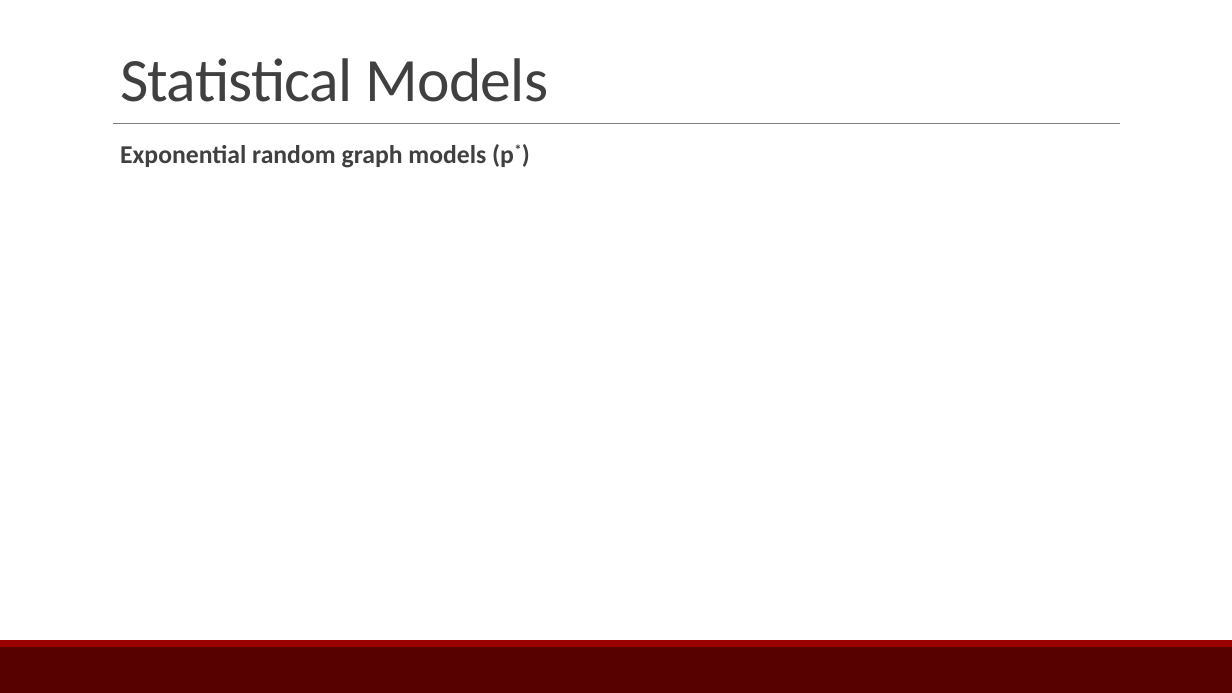
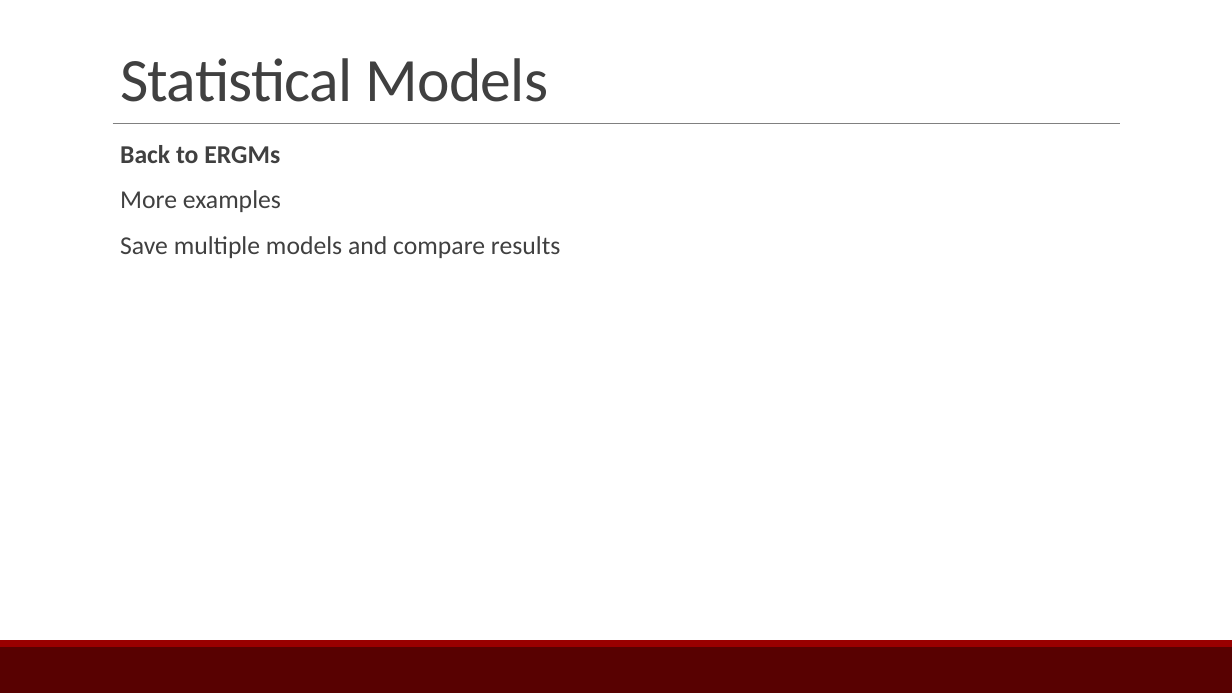
Before and after one commit to ebey/sunbelt2015, a slide deck: slide 32 of statnetWeb_slides.pptx (slide 23 before the commit). Drawn at 1232x693 pixels with LibreOffice and Linux fonts; fonts in the diff are those of the drawing. Boxes give left, top, right and bottom in pixels: in the first picture for what was removed or moved away, otherwise in the second. Text is boxed around its words. In the diff, an @@ line names an element or a change of style, - is before the commit and + after.

```diff
--- a/statnetWeb_slides.pptx
+++ b/statnetWeb_slides.pptx
@@ text at [120,145,560,258]: text changed; bold off @@
-  Exponential random graph models (p*)
+  Back to ERGMs
+  More examples
+  Save multiple models and compare results
```
Also in this commit, not shown: 15 other slides changed, 9 slides added, 1 slide removed, 5 other files.
